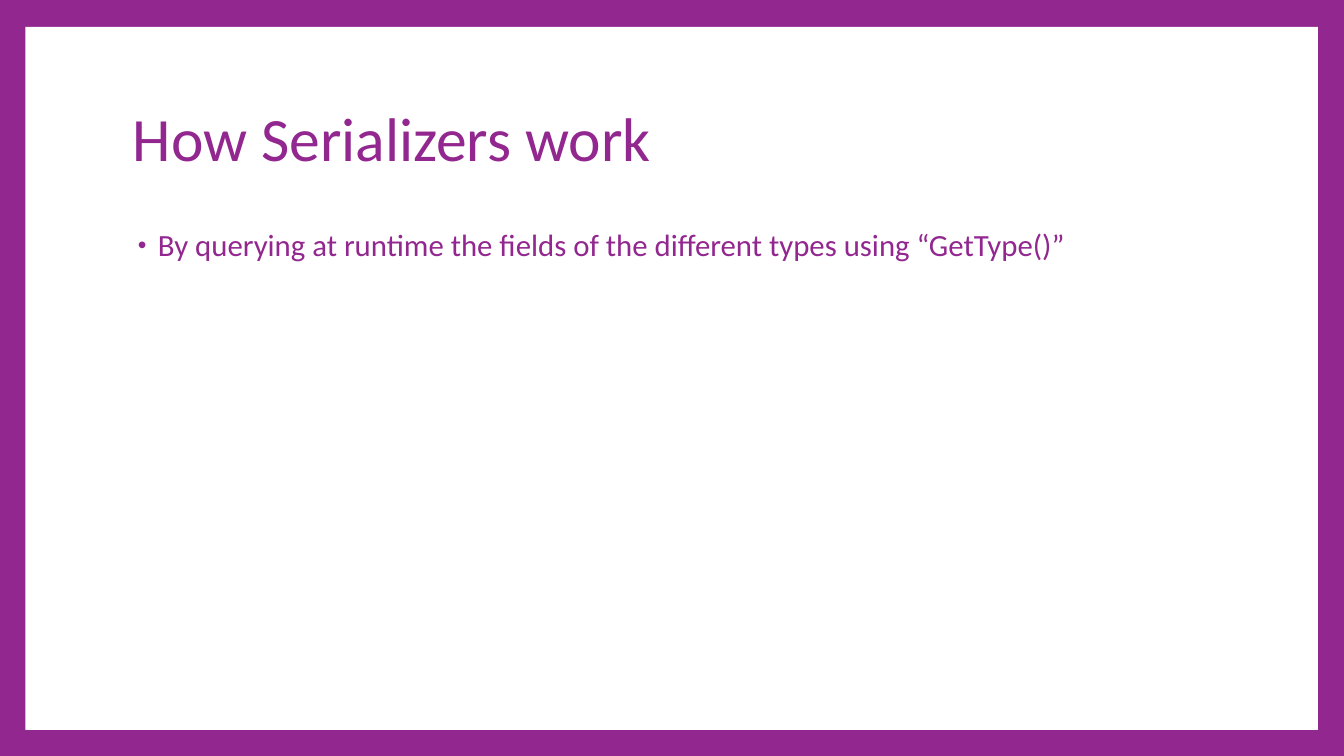
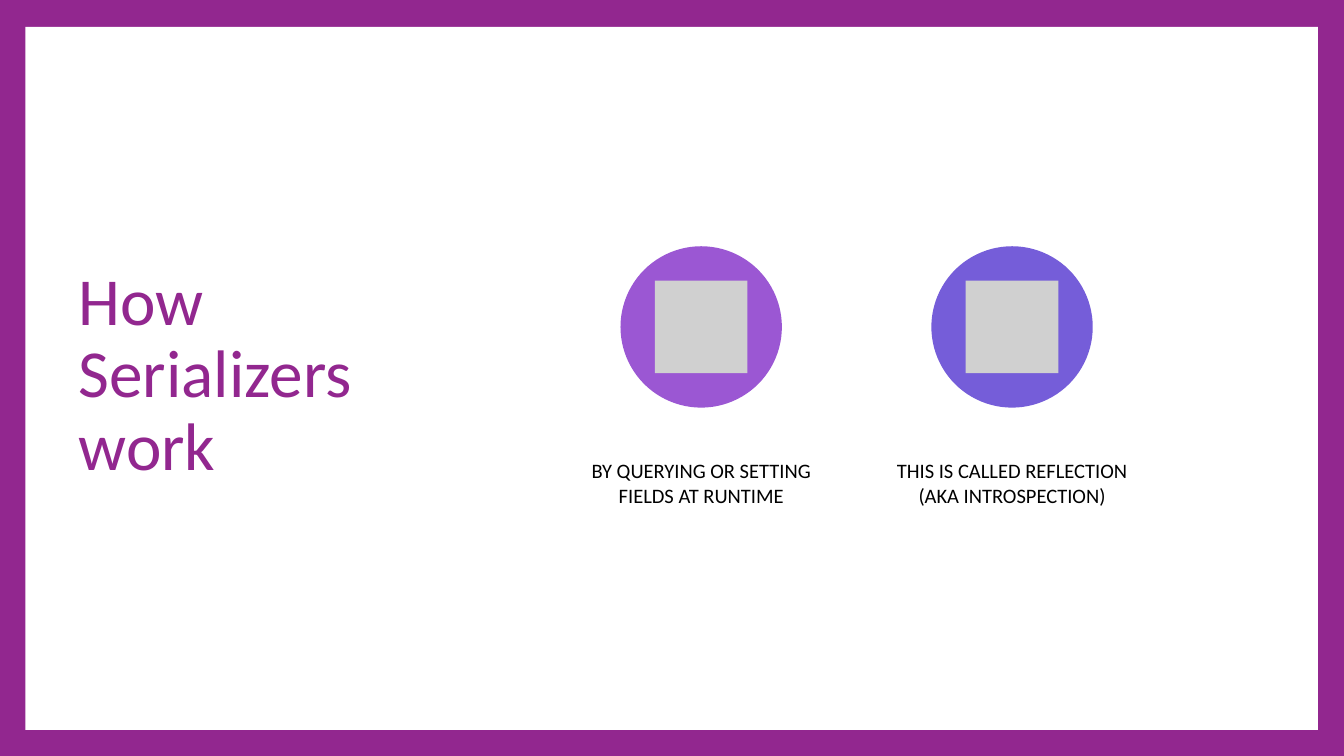
Before and after one commit to cdiggins/cs321, a slide deck: slide 10 of class-notes/cs321-winter-2023-lecture-17-classes-for-data.pptx (slide 6 before the commit). Drawn at 1344x756 pixels with LibreOffice and Linux fonts; fonts in the diff are those of the drawing; grey boxes stand for pictures. Boxes give left, top, right and bottom in pixels: in the first picture for what was removed or moved away, otherwise in the second. Text is boxed around its words. In the diff, an @@ line names an element or a change of style, - is before the commit and + after.

```diff
--- a/class-notes/cs321-winter-2023-lecture-17-classes-for-data.pptx
+++ b/class-notes/cs321-winter-2023-lecture-17-classes-for-data.pptx
@@ title "How Serializers work": place and size @@
-title "How Serializers work" at (133, 118, 650, 162)
+title "How Serializers work" at (79, 282, 352, 471)
@@ title "How Serializers work" at (79, 282, 352, 471): size 66 to 72 pt @@
@@ text removed at (158, 233, 1065, 262) @@
-• By querying at runtime the fields of the different types using “GetType()”
@@ group added at (592, 246, 1127, 506): 2 ellipses, 2 pictures, 2 texts @@
+BY QUERYING OR SETTING FIELDS AT RUNTIME
+THIS IS CALLED REFLECTION (AKA INTROSPECTION)
```
Also in this commit, not shown: 7 other slides changed, 8 slides added, 1 slide removed, 5 other files.
